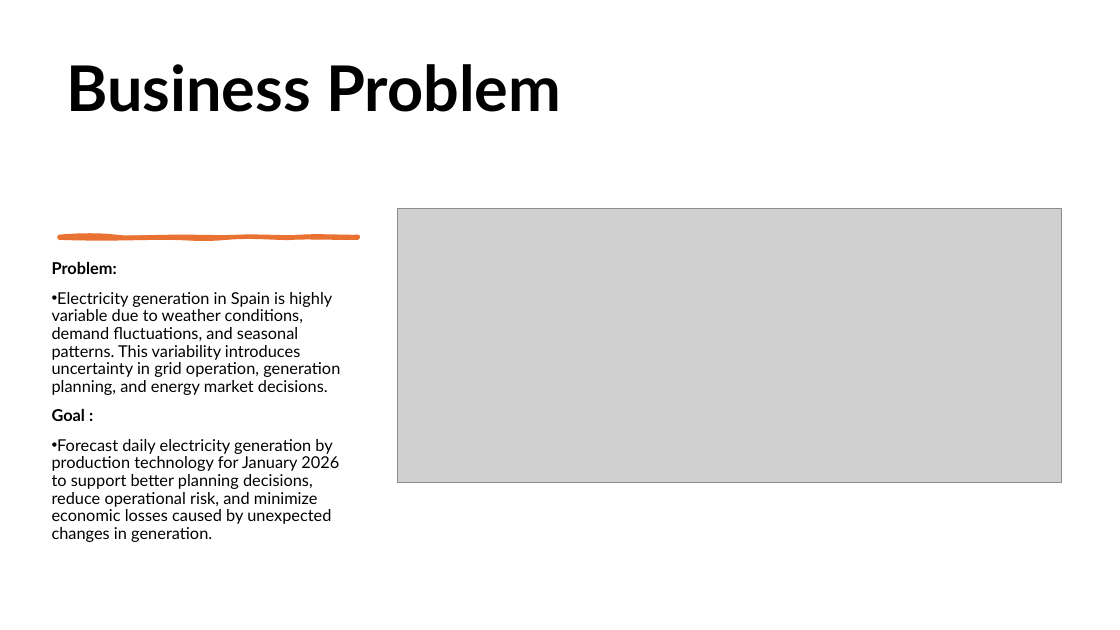
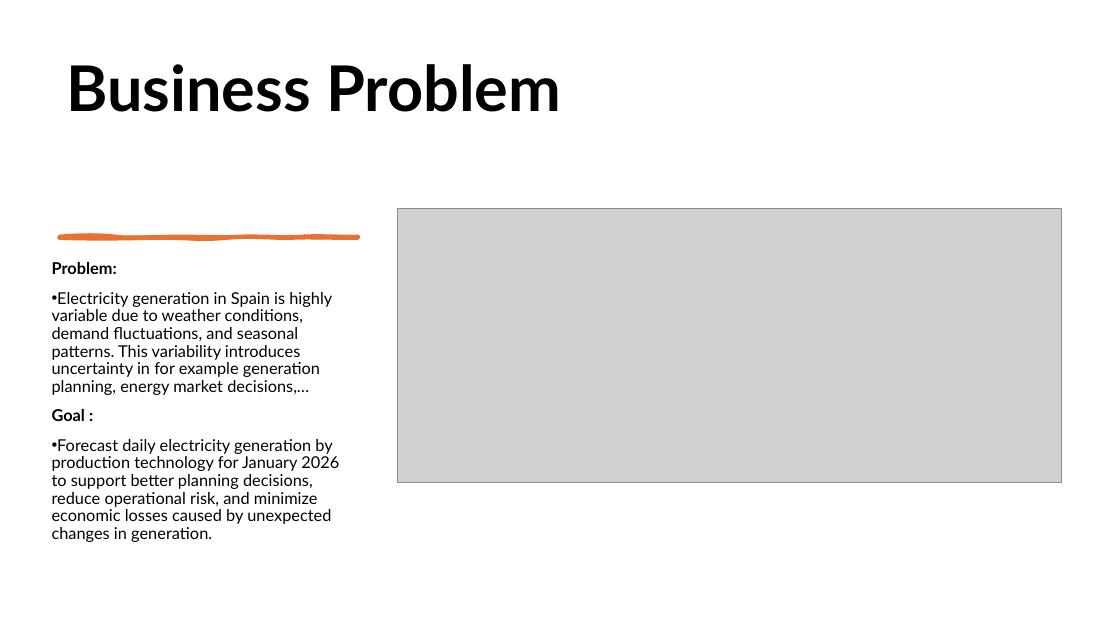
Before and after one commit to mireiamonbu/Spanish-Forecasters-MireiaMontoya-EnriqueRuiz, a slide deck: slide 3 of presentation/CapstonProject.pptx. Drawn at 1120x630 pixels with LibreOffice and Linux fonts; fonts in the diff are those of the drawing; grey boxes stand for pictures. Boxes give left, top, right and bottom in pixels: in the first picture for what was removed or moved away, otherwise in the second. Text is boxed around its words. In the diff, an @@ line names an element or a change of style, - is before the commit and + after.

```diff
--- a/presentation/CapstonProject.pptx
+++ b/presentation/CapstonProject.pptx
@@ text at [52,292,332,395]: text changed @@
-• Electricity generation in Spain is highly variable due to weather conditions, demand fluctuations, and seasonal patterns. This variability introduces uncertainty in grid operation, generation planning, and energy market decisions.
+• Electricity generation in Spain is highly variable due to weather conditions, demand fluctuations, and seasonal patterns. This variability introduces uncertainty in for example generation planning, energy market decisions,…
```
Also in this commit, not shown: 10 other slides changed, 30 other files.
